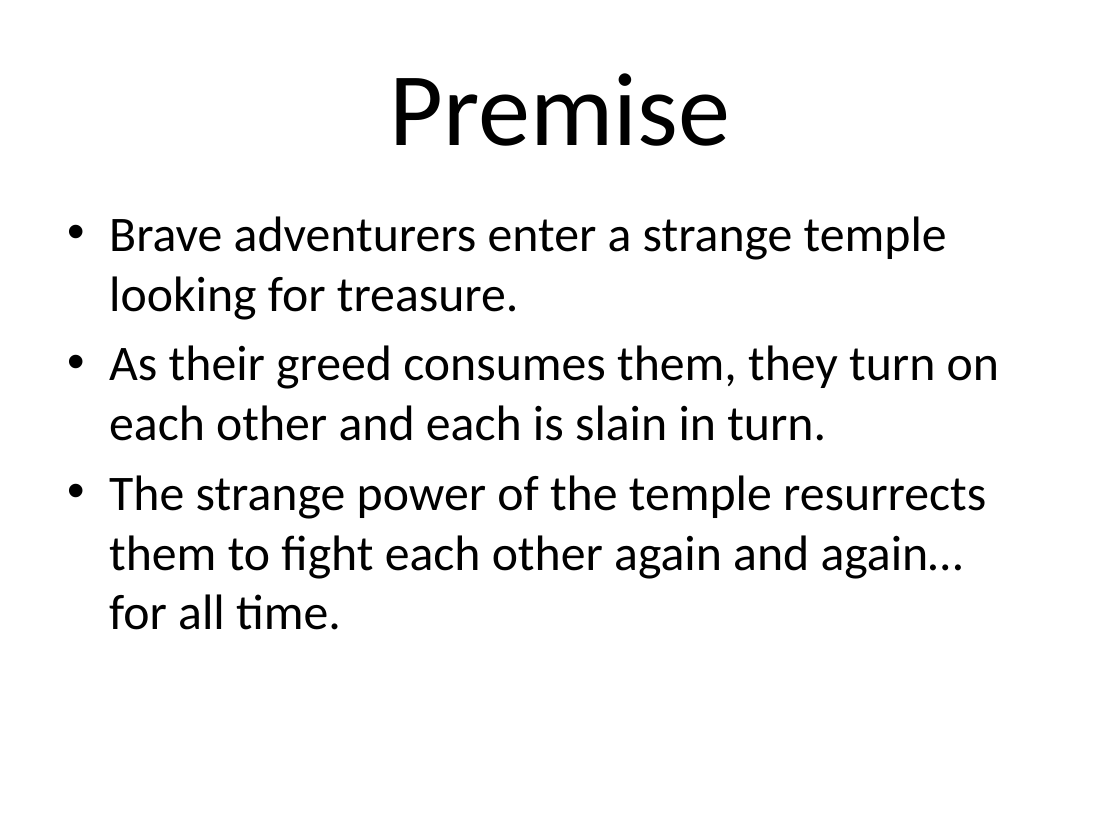
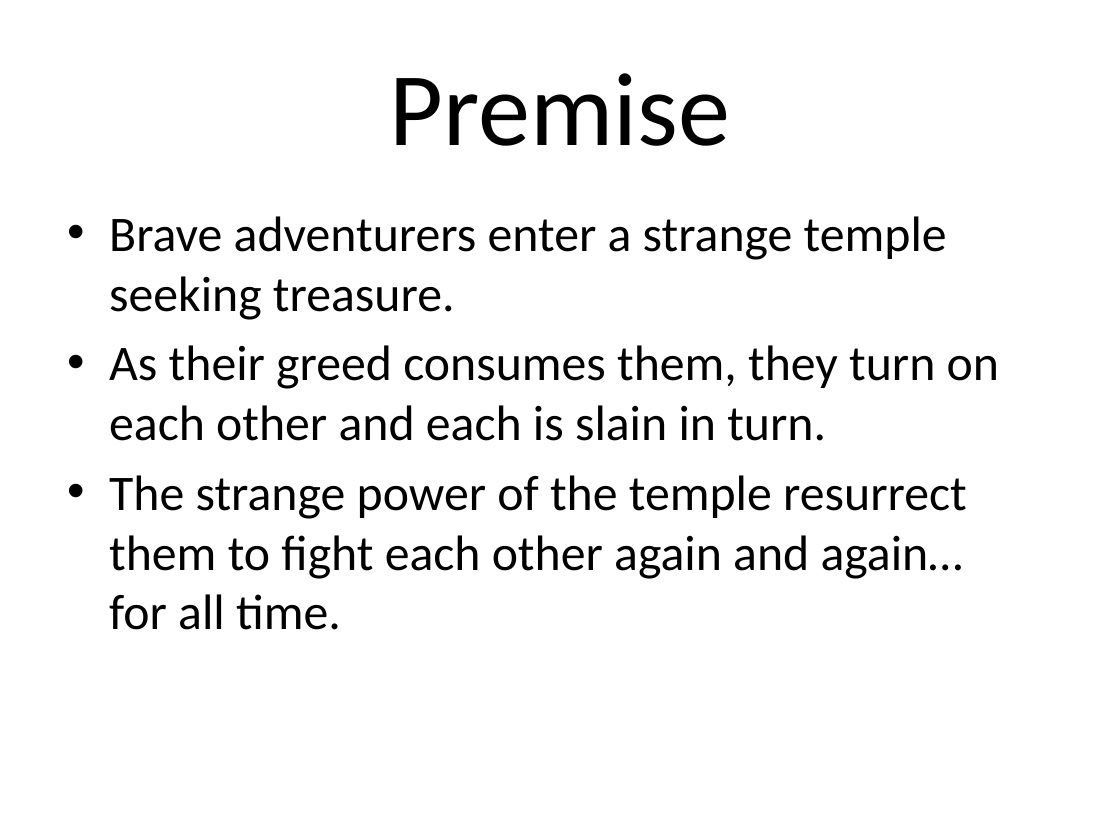
Before and after one commit to Assisting/flaming-zebras, a slide deck: slide 2 of Codename flaming zebras.pptx. Drawn at 1120x840 pixels with LibreOffice and Linux fonts; fonts in the diff are those of the drawing. Boxes give left, top, right and bottom in pixels: in the first picture for what was removed or moved away, otherwise in the second. Text is boxed around its words. In the diff, an @@ line names an element or a change of style, - is before the commit and + after.

```diff
--- a/Codename flaming zebras.pptx
+++ b/Codename flaming zebras.pptx
@@ text at <box>109,216,947,320</box>: text changed @@
-• Brave adventurers enter a strange temple looking for treasure.
+• Brave adventurers enter a strange temple seeking treasure.
@@ text at <box>109,475,967,630</box>: text changed @@
-• The strange power of the temple resurrects them to fight each other again and again… for all time.
+• The strange power of the temple resurrect them to fight each other again and again… for all time.
```
Also in this commit, not shown: 1 other slide changed, 5 slides added, 1 slide removed.
